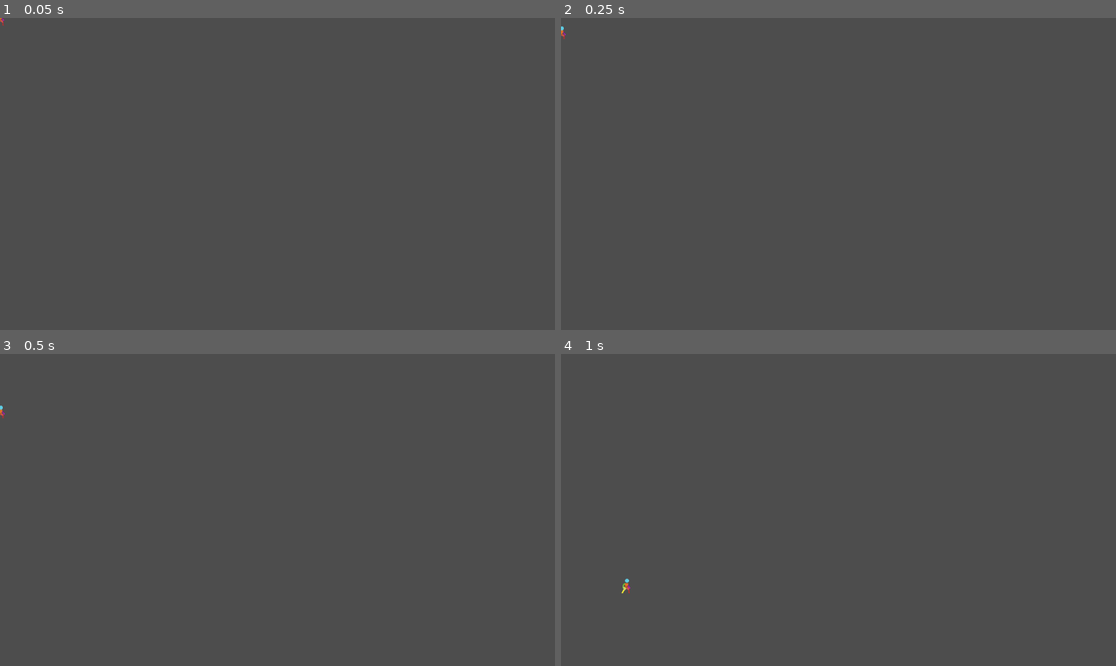
Above: before the commit, frames 1-4 (two rows, left to right).
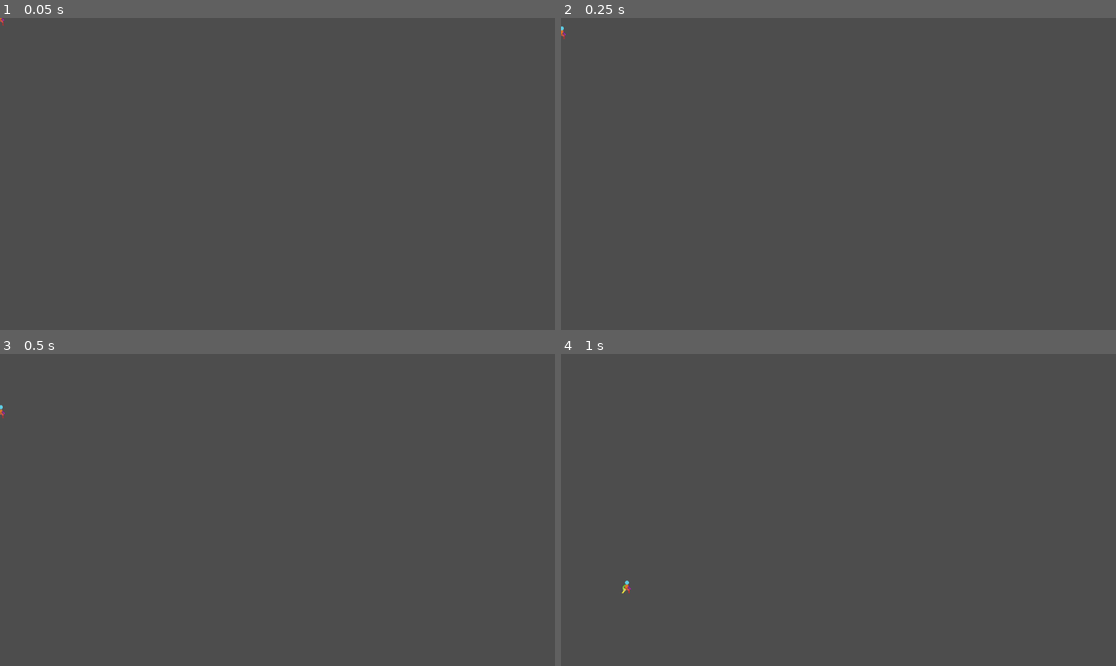
Above: after the commit, the same moments.

Repository: OctoverianSpark/GodDescent
Game: Godot game, scene res://scenes/player.tscn
Same seed, same stepped clock (60 frames per second), same inputs: the game is played once before the commit and once after it. This scene is started directly instead of the project's main scene.
Inputs:
- Up to frame 1 (0.05 s): no input
- Up to frame 2 (0.25 s): no input
- Up to frame 3 (0.5 s): no input
- Up to frame 4 (1 s): tap Enter at 0.5 s; hold Right (ui_right) from 0.53 s (still down)

Frames 1-2 are identical in both runs. In frame 3, less than 0.1% of the frame differs, in the area x 0-1%, y 16-21%; in frame 4, less than 0.1%, in the area x 10-13%, y 71-77%.
Error in both runs: Invalid access to property or key 'is_interactable' on a base object of type 'Area2D (HitboxComponent)'. (res://scripts/interacting_component.gd:19)

Commit message:
Animaciones pt 1
Animacion idle (Animation Player)

Diff:
--- a/scenes/player.tscn
+++ b/scenes/player.tscn
@@ -1,130 +1,143 @@
-[gd_scene load_steps=12 format=3 uid="uid://cilo5soicx70b"]
+[gd_scene load_steps=18 format=3 uid="uid://cilo5soicx70b"]
 
 [ext_resource type="Script" uid="uid://wfe55agh3ecg" path="res://scripts/player.gd" id="1_g2els"]
 [ext_resource type="Texture2D" uid="uid://bjw3lvohck30x" path="res://sprites/player/idle.png" id="2_qlg0r"]
 [ext_resource type="PackedScene" uid="uid://dqd688x2bvl6i" path="res://scenes/InteractingComponent.tscn" id="4_dqkch"]
 [ext_resource type="PackedScene" uid="uid://dvvj6ol5st8jg" path="res://scenes/health_component.tscn" id="5_tuyoq"]
 [ext_resource type="PackedScene" uid="uid://byaydomis8ug0" path="res://scenes/hit_box_component.tscn" id="6_fjrip"]
+[ext_resource type="Texture2D" uid="uid://cl5tt40g6mgxn" path="res://sprites/player/attack.png" id="6_smehm"]
 [ext_resource type="Texture2D" uid="uid://b6wkd68protua" path="res://sprites/player/dash.png" id="6_tuyoq"]
+[ext_resource type="Texture2D" uid="uid://byrnxro0476e3" path="res://sprites/player/walk.png" id="8_ur7pv"]
+[ext_resource type="Texture2D" uid="uid://e8hpk1lwbyu8" path="res://sprites/player/jump.png" id="9_y4r1p"]
 
 [sub_resource type="CapsuleShape2D" id="CapsuleShape2D_tuyoq"]
 radius = 9.0
 height = 32.0
 
-[sub_resource type="Animation" id="Animation_tuyoq"]
-length = 1.259
+[sub_resource type="Animation" id="Animation_d2wvv"]
+resource_name = "idle"
+length = 0.8
+loop_mode = 1
 tracks/0/type = "value"
 tracks/0/imported = false
 tracks/0/enabled = true
-tracks/0/path = NodePath("../Dash:visible")
+tracks/0/path = NodePath("Sprite:texture")
 tracks/0/interp = 1
 tracks/0/loop_wrap = true
 tracks/0/keys = {
 "times": PackedFloat32Array(0),
 "transitions": PackedFloat32Array(1),
 "update": 1,
-"values": [false]
+"values": [ExtResource("2_qlg0r")]
 }
 tracks/1/type = "value"
 tracks/1/imported = false
 tracks/1/enabled = true
-tracks/1/path = NodePath(".:visible")
+tracks/1/path = NodePath("Sprite:frame")
+tracks/1/interp = 1
+tracks/1/loop_wrap = true
+tracks/1/keys = {
+"times": PackedFloat32Array(0, 0.07363222, 0.18468118, 0.31657344, 0.40683234, 0.47072348, 0.5512679, 0.6457434, 0.7402456),
+"transitions": PackedFloat32Array(1, 1, 1, 1, 1, 1, 1, 1, 1),
+"update": 1,
+"values": [0, 1, 2, 3, 4, 5, 6, 7, 8]
+}
+
+[sub_resource type="Animation" id="Animation_3v2ag"]
+length = 0.001
+tracks/0/type = "value"
+tracks/0/imported = false
+tracks/0/enabled = true
+tracks/0/path = NodePath("Sprite:texture")
+tracks/0/interp = 1
+tracks/0/loop_wrap = true
+tracks/0/keys = {
+"times": PackedFloat32Array(0),
+"transitions": PackedFloat32Array(1),
+"update": 1,
+"values": [ExtResource("2_qlg0r")]
+}
+tracks/1/type = "value"
+tracks/1/imported = false
+tracks/1/enabled = true
+tracks/1/path = NodePath("Sprite:frame")
 tracks/1/interp = 1
 tracks/1/loop_wrap = true
 tracks/1/keys = {
 "times": PackedFloat32Array(0),
 "transitions": PackedFloat32Array(1),
 "update": 1,
-"values": [true]
-}
-tracks/2/type = "value"
-tracks/2/imported = false
-tracks/2/enabled = true
-tracks/2/path = NodePath("../Dash:frame")
-tracks/2/interp = 1
-tracks/2/loop_wrap = true
-tracks/2/keys = {
-"times": PackedFloat32Array(0),
-"transitions": PackedFloat32Array(1),
-"update": 1,
 "values": [0]
 }
 
-[sub_resource type="Animation" id="Animation_fjrip"]
-length = 0.7905
-loop_mode = 1
+[sub_resource type="Animation" id="Animation_jej6c"]
+resource_name = "dash"
 tracks/0/type = "value"
 tracks/0/imported = false
 tracks/0/enabled = true
-tracks/0/path = NodePath("../Dash:visible")
+tracks/0/path = NodePath("Sprite:texture")
 tracks/0/interp = 1
 tracks/0/loop_wrap = true
 tracks/0/keys = {
 "times": PackedFloat32Array(0),
 "transitions": PackedFloat32Array(1),
 "update": 1,
-"values": [true]
-}
-tracks/1/type = "value"
-tracks/1/imported = false
-tracks/1/enabled = true
-tracks/1/path = NodePath("../Dash:frame")
-tracks/1/interp = 1
-tracks/1/loop_wrap = true
-tracks/1/keys = {
-"times": PackedFloat32Array(0, 0.09738791, 0.1947758, 0.29160118, 0.37982658, 0.46642604, 0.540306, 0.6162755, 0.68215996),
-"transitions": PackedFloat32Array(1, 1, 1, 1, 1, 1, 1, 1, 1),
-"update": 1,
-"values": [0, 1, 2, 3, 4, 5, 6, 7, 8]
+"values": [ExtResource("6_tuyoq")]
 }
 
-[sub_resource type="Animation" id="Animation_qlg0r"]
-resource_name = "iddle"
-length = 1.1105
-loop_mode = 1
-step = 1.5953
+[sub_resource type="Animation" id="Animation_f1ej7"]
+resource_name = "attack"
 tracks/0/type = "value"
 tracks/0/imported = false
 tracks/0/enabled = true
-tracks/0/path = NodePath(".:frame")
-tracks/0/interp = 0
+tracks/0/path = NodePath("Sprite:texture")
+tracks/0/interp = 1
 tracks/0/loop_wrap = true
 tracks/0/keys = {
-"times": PackedFloat32Array(0, 0.10259426, 0.21129578, 0.32139584, 0.47723296, 0.58269846, 0.6771452, 0.78103656, 0.89437264, 1.0423391),
-"transitions": PackedFloat32Array(1, 1, 1, 1, 1, 1, 1, 1, 1, 1),
-"update": 1,
-"values": [0, 1, 2, 3, 4, 5, 6, 7, 8, 9]
-}
-tracks/1/type = "value"
-tracks/1/imported = false
-tracks/1/enabled = true
-tracks/1/path = NodePath("../Dash:visible")
-tracks/1/interp = 1
-tracks/1/loop_wrap = true
-tracks/1/keys = {
 "times": PackedFloat32Array(0),
 "transitions": PackedFloat32Array(1),
 "update": 1,
-"values": [false]
+"values": [ExtResource("6_smehm")]
 }
-tracks/2/type = "value"
-tracks/2/imported = false
-tracks/2/enabled = true
-tracks/2/path = NodePath(".:visible")
-tracks/2/interp = 1
-tracks/2/loop_wrap = true
-tracks/2/keys = {
+
+[sub_resource type="Animation" id="Animation_oprun"]
+resource_name = "walk"
+tracks/0/type = "value"
+tracks/0/imported = false
+tracks/0/enabled = true
+tracks/0/path = NodePath("Sprite:texture")
+tracks/0/interp = 1
+tracks/0/loop_wrap = true
+tracks/0/keys = {
 "times": PackedFloat32Array(0),
 "transitions": PackedFloat32Array(1),
 "update": 1,
-"values": [true]
+"values": [ExtResource("8_ur7pv")]
 }
 
-[sub_resource type="AnimationLibrary" id="AnimationLibrary_fjrip"]
+[sub_resource type="Animation" id="Animation_a8ls1"]
+resource_name = "jump"
+tracks/0/type = "value"
+tracks/0/imported = false
+tracks/0/enabled = true
+tracks/0/path = NodePath("Sprite:texture")
+tracks/0/interp = 1
+tracks/0/loop_wrap = true
+tracks/0/keys = {
+"times": PackedFloat32Array(0),
+"transitions": PackedFloat32Array(1),
+"update": 1,
+"values": [ExtResource("9_y4r1p")]
+}
+
+[sub_resource type="AnimationLibrary" id="AnimationLibrary_qfm1y"]
 _data = {
-&"RESET": SubResource("Animation_tuyoq"),
-&"dash": SubResource("Animation_fjrip"),
-&"idle": SubResource("Animation_qlg0r")
+&"RESET": SubResource("Animation_3v2ag"),
+&"attack": SubResource("Animation_f1ej7"),
+&"dash": SubResource("Animation_jej6c"),
+&"idle": SubResource("Animation_d2wvv"),
+&"jump": SubResource("Animation_a8ls1"),
+&"walk": SubResource("Animation_oprun")
 }
 
 [node name="Player" type="CharacterBody2D" node_paths=PackedStringArray("health_component")]
@@ -141,23 +154,13 @@
 
 [node name="HealthComponent" parent="." instance=ExtResource("5_tuyoq")]
 
-[node name="AnimationPlayer" type="AnimationPlayer" parent="."]
-root_node = NodePath("../Sprites/Idle")
-libraries = {
-&"": SubResource("AnimationLibrary_fjrip")
-}
-autoplay = "idle"
-
-[node name="Sprites" type="Node2D" parent="."]
-
-[node name="Idle" type="Sprite2D" parent="Sprites"]
+[node name="Sprite" type="Sprite2D" parent="."]
 position = Vector2(1, -1)
 texture = ExtResource("2_qlg0r")
 hframes = 10
-frame = 2
 
-[node name="Dash" type="Sprite2D" parent="Sprites"]
-visible = false
-position = Vector2(2, -2)
-texture = ExtResource("6_tuyoq")
-hframes = 9
+[node name="AnimationPlayer" type="AnimationPlayer" parent="."]
+libraries = {
+&"": SubResource("AnimationLibrary_qfm1y")
+}
+autoplay = "idle"
Binary file added: sprites/player/attack.png
Not shown, added: sprites/player/attack.png.import
Binary file added: sprites/player/jump.png
Not shown, added: sprites/player/jump.png.import
Binary file added: sprites/player/land.png
Not shown, added: sprites/player/land.png.import
Binary file added: sprites/player/walk.png
Not shown, added: sprites/player/walk.png.import
